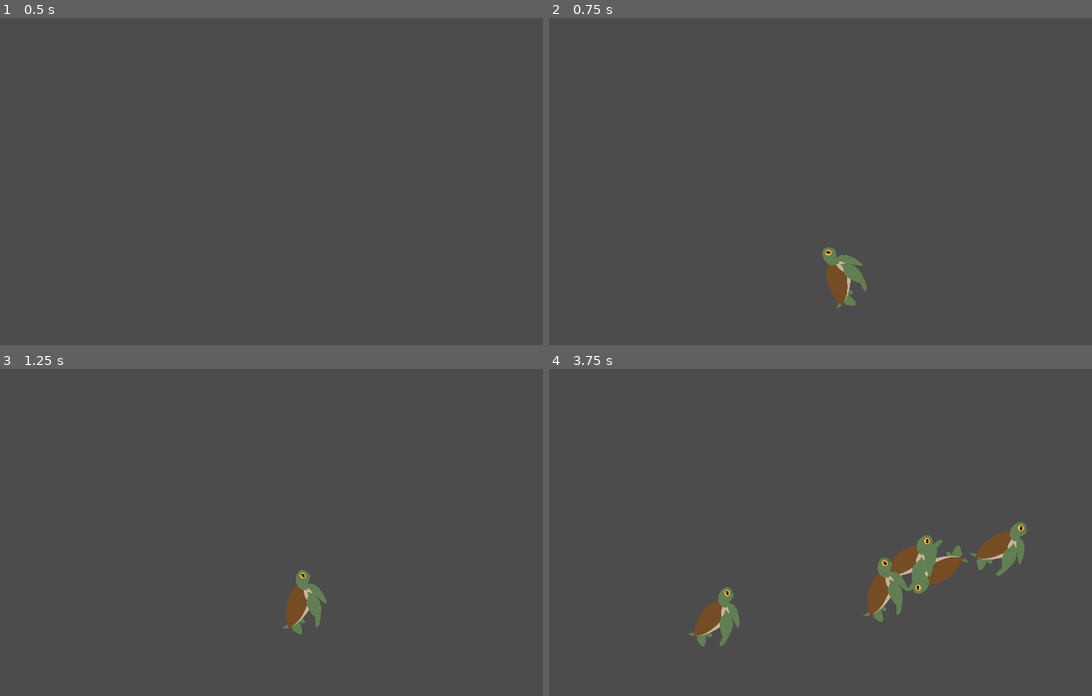
Above: before the commit, frames 1-4 (two rows, left to right).
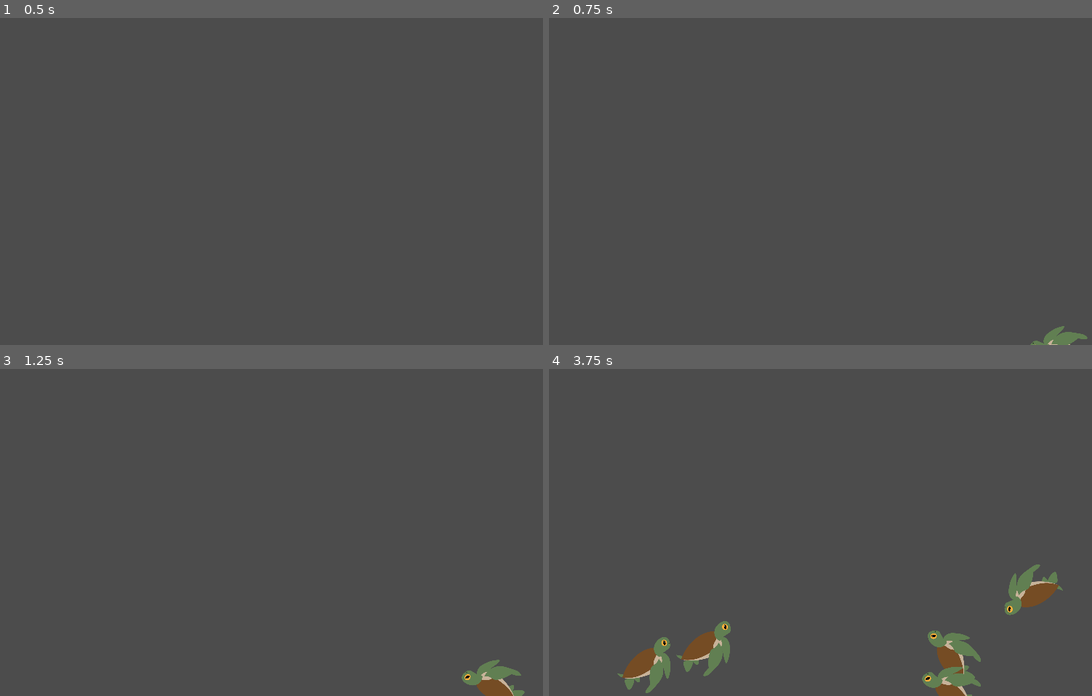
Above: after the commit, the same moments.

Repository: RobinRenggli/godotwildjam41
Game: Godot game, scene res://Ocean.tscn
Two runs of this game, one before a commit and one after it. Both use one fixed random seed, a clock stepped at 60 frames per second and the inputs below. The engine's default icon, where the game draws it, is replaced by a stand-in: a white triangle on a blue panel in a dark square.
Inputs:
- Up to frame 1 (0.5 s): no input
- Up to frame 2 (0.75 s): tap Enter at 0.5 s; tap Space (spawn) at 0.6 s
- Up to frame 3 (1.25 s): no input
- Up to frame 4 (3.75 s): tap Space (spawn) every 0.75 s from 1.35 to 3.6 s

Frame 1 is identical in both runs. In frame 2, 1.1% of the frame differs, in the area x 50-100%, y 70-100%; in frame 3, 1.5%; in frame 4, 7.3%, in the area x 12-95%, y 46-100%.

Commit message:
add currency spawner

Diff:
--- a/GodotProjectFolder/BasicMovement.gd
+++ b/GodotProjectFolder/BasicMovement.gd
@@ -8,19 +8,24 @@
 
 func move(speed, CreatureSprite):
 	directionIndicator = directionIndicator + directionIndicatorVelocity * speed * 2
-	if (out_of_bounds()):
+	if out_of_bounds():
 		directionIndicator = Vector2(rand_range(0, Constants.window_width), rand_range(0, Constants.window_height))
 
 	velocity = (directionIndicator - creature.global_position).normalized()
 	CreatureSprite.rotation = velocity.angle()
 
-	creature.move_and_collide(velocity * speed)
+	var collision = creature.move_and_collide(velocity * speed)
+
+	if collision:
+		directionIndicator = creature.global_position + collision.normal * 100
+		directionIndicatorVelocity = collision.normal
+
 
 func _on_Timer_timeout():
 	directionIndicatorVelocity = Vector2(rand_range(-1,1), rand_range(-1,1)).normalized()
 
 func out_of_bounds():
-	if (directionIndicator.x > Constants.window_width || directionIndicator.x < 0):
+	if  (directionIndicator.x > Constants.window_width || directionIndicator.x < 0):
 		return true
 	if (directionIndicator.y > Constants.window_height || directionIndicator.y < 0):
 		return true
--- a/GodotProjectFolder/Creatures/Creature.tscn
+++ b/GodotProjectFolder/Creatures/Creature.tscn
@@ -1,9 +1,12 @@
-[gd_scene load_steps=5 format=2]
+[gd_scene load_steps=6 format=2]
 
 [ext_resource path="res://Modules/Stats.tscn" type="PackedScene" id=1]
 [ext_resource path="res://Creatures/Creature.gd" type="Script" id=2]
 [ext_resource path="res://BasicMovement.gd" type="Script" id=3]
 [ext_resource path="res://Creatures/Bacis creature draft.png" type="Texture" id=4]
+
+[sub_resource type="CircleShape2D" id=1]
+radius = 53.0094
 
 [node name="Creature" type="KinematicBody2D" groups=["Creatures"]]
 collision_layer = 4
@@ -31,5 +34,8 @@
 collision_layer = 4
 collision_mask = 11
 
+[node name="CollisionShape2D" type="CollisionShape2D" parent="."]
+shape = SubResource( 1 )
+
 [connection signal="timeout" from="Movement/Timer" to="Movement" method="_on_Timer_timeout"]
 [connection signal="area_entered" from="Body" to="." method="_on_Body_area_entered"]
--- a/GodotProjectFolder/Ocean.tscn
+++ b/GodotProjectFolder/Ocean.tscn
@@ -1,7 +1,10 @@
-[gd_scene load_steps=2 format=2]
+[gd_scene load_steps=3 format=2]
 
-[ext_resource path="res://UtilNodes/CreatureSpawn.tscn" type="PackedScene" id=1]
+[ext_resource path="res://UtilNodes/CreatureSpawner.tscn" type="PackedScene" id=1]
+[ext_resource path="res://UtilNodes/CurrencySpawner.tscn" type="PackedScene" id=2]
 
 [node name="Ocean" type="Node2D"]
 
-[node name="CreatureSpawn" parent="." instance=ExtResource( 1 )]
+[node name="CreatureSpawner" parent="." instance=ExtResource( 1 )]
+
+[node name="CurrencySpawner" parent="." instance=ExtResource( 2 )]
--- a/GodotProjectFolder/UtilNodes/CreatureSpawn.tscn
+++ /dev/null
@@ -1,6 +0,0 @@
-[gd_scene load_steps=2 format=2]
-
-[ext_resource path="res://UtilNodes/CreatureSpawn.gd" type="Script" id=1]
-
-[node name="CreatureSpawn" type="Node"]
-script = ExtResource( 1 )
--- a/GodotProjectFolder/UtilNodes/CreatureSpawn.gd
+++ b/GodotProjectFolder/UtilNodes/CreatureSpawner.gd
@@ -1,6 +1,6 @@
 extends Node
 
-const height = 32
+const spawn_height = 32
 
 var creature_map = {
 	"basic": preload("res://Creatures/Creature.tscn")
@@ -25,5 +25,6 @@
 		spawn_creature("basic")
 
 func get_random_spawn_position():
-	var viewport = OS.window_size
-	return Vector2(rand_range(0, viewport.x),rand_range(viewport.y, viewport.y + height))
+	var x = rand_range(0, Constants.window_width)
+	var y = rand_range(Constants.window_height, Constants.window_height + spawn_height)
+	return Vector2(x, y)
--- /dev/null
+++ b/GodotProjectFolder/UtilNodes/CreatureSpawner.tscn
@@ -0,0 +1,6 @@
+[gd_scene load_steps=2 format=2]
+
+[ext_resource path="res://UtilNodes/CreatureSpawner.gd" type="Script" id=1]
+
+[node name="CreatureSpawner" type="Node"]
+script = ExtResource( 1 )
--- /dev/null
+++ b/GodotProjectFolder/UtilNodes/CurrencySpawner.gd
@@ -0,0 +1,11 @@
+extends Node
+
+var currency = preload("res://Currency/Currency.tscn")
+
+func _on_Timer_timeout():
+		var spawned_currency = currency.instance()
+		spawned_currency.global_position = get_random_spawn_position()
+		get_node("/root/Ocean").add_child(spawned_currency)
+
+func get_random_spawn_position():
+	return Vector2(rand_range(0, Constants.window_width),rand_range(0, Constants.window_height))
--- /dev/null
+++ b/GodotProjectFolder/UtilNodes/CurrencySpawner.tscn
@@ -0,0 +1,12 @@
+[gd_scene load_steps=2 format=2]
+
+[ext_resource path="res://UtilNodes/CurrencySpawner.gd" type="Script" id=1]
+
+[node name="CurrencySpawner" type="Node"]
+script = ExtResource( 1 )
+
+[node name="Timer" type="Timer" parent="."]
+wait_time = 5.0
+autostart = true
+
+[connection signal="timeout" from="Timer" to="." method="_on_Timer_timeout"]
